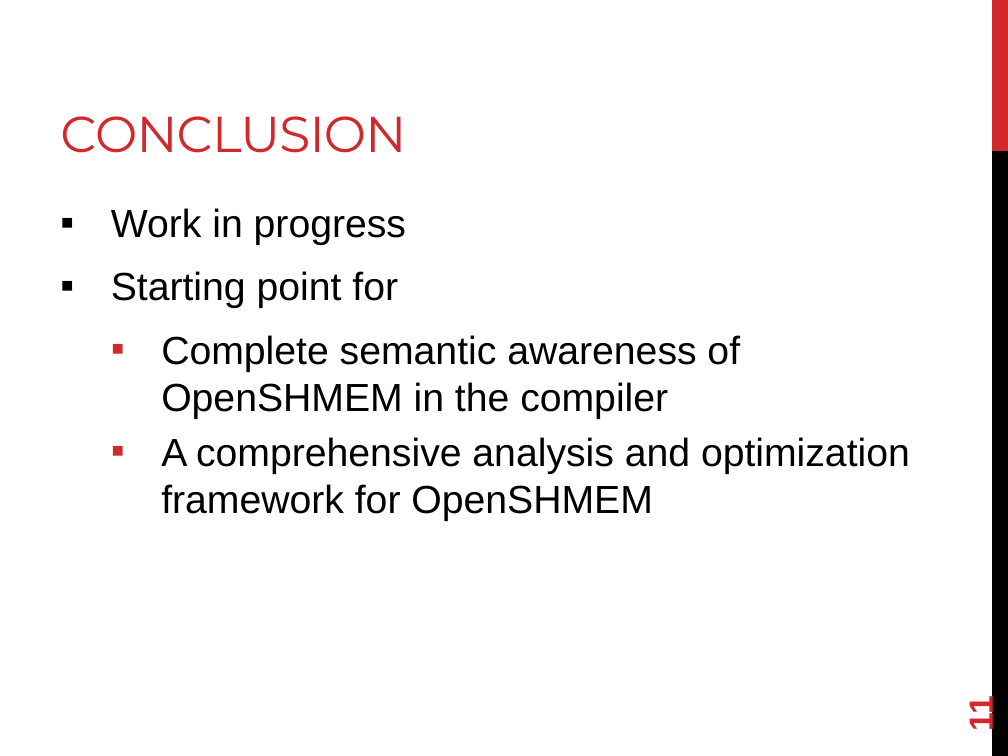
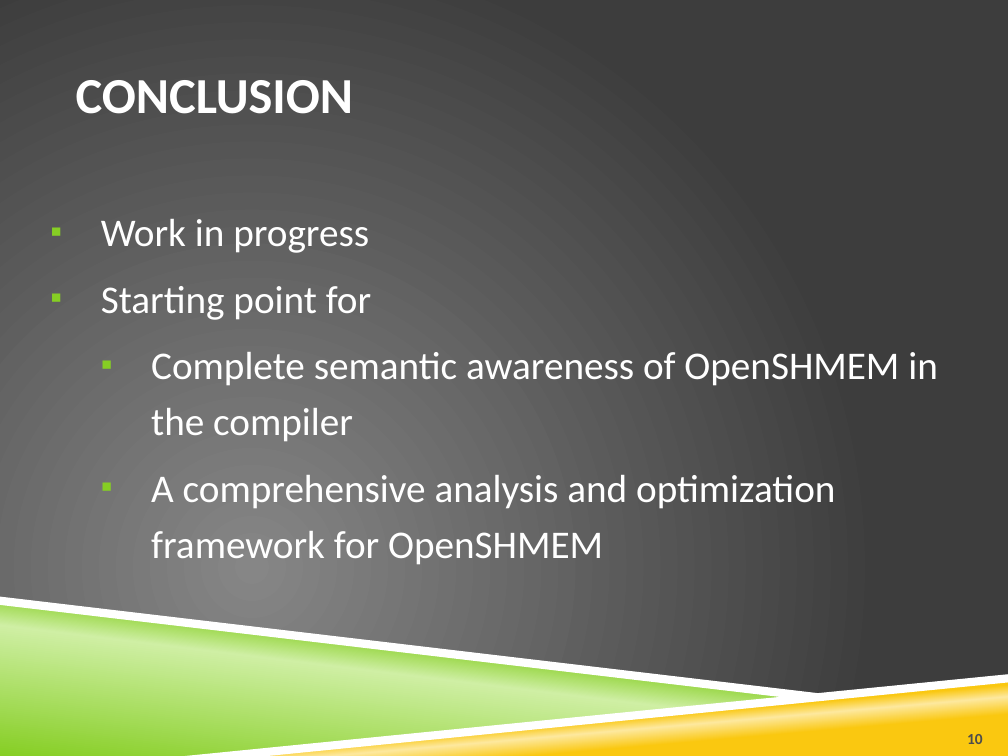
Before and after one commit to openshmem-org/sc14-tutorial, a slide deck: slide 10 of SHMEM-Analyzer.pptx (slide 11 before the commit). Drawn at 1008x756 pixels with LibreOffice and Linux fonts; fonts in the diff are those of the drawing; background and template pictures are left out. Boxes give left, top, right and bottom in pixels: in the first picture for what was removed or moved away, otherwise in the second. Text is boxed around its words. In the diff, an @@ line names an element or a change of style, - is before the commit and + after.

```diff
--- a/SHMEM-Analyzer.pptx
+++ b/SHMEM-Analyzer.pptx
@@ background #FFFFFF to picture (left out) @@
@@ rectangle removed at (x1=992, y1=0, x2=1008, y2=151) @@
@@ title "CONCLUSION" moved from (x1=60, y1=116, x2=406, y2=153) to (x1=76, y1=80, x2=354, y2=114) @@
@@ title "CONCLUSION" at (x1=76, y1=80, x2=354, y2=114): font Montserrat to Calibri, text colour #D1282E to #FFFFFF, letter spacing -0.6 to 0 pt, bold on; vertical alignment bottom to middle @@
@@ rectangle removed at (x1=992, y1=151, x2=1008, y2=756) @@
@@ text "Work in progress" at (x1=101, y1=219, x2=938, y2=565): font Arial to Calibri, text colour #000000 to #FFFFFF; line spacing 1 to 1.2; less space between paragraphs; more space between paragraphs; bullet colour #D1282E to #86CE24 @@
@@ freeform shape added at (x1=0, y1=597, x2=839, y2=699), fill #FFFFFF @@
@@ freeform shape added at (x1=0, y1=602, x2=798, y2=756), fill gradient #86CE24 to #CFEFA4 @@
@@ freeform shape added at (x1=185, y1=674, x2=1008, y2=756), fill #FFFFFF @@
@@ freeform shape added at (x1=200, y1=677, x2=1008, y2=756), fill gradient #FAC810 to #FDE99F @@
@@ page number removed at (x1=962, y1=699, x2=1000, y2=731) @@
-11
@@ page number added at (x1=967, y1=734, x2=983, y2=744), 11 pt, text #4D4D4D, bold @@
+10
```
Also in this commit, not shown: 11 other slides changed, 1 other file.
